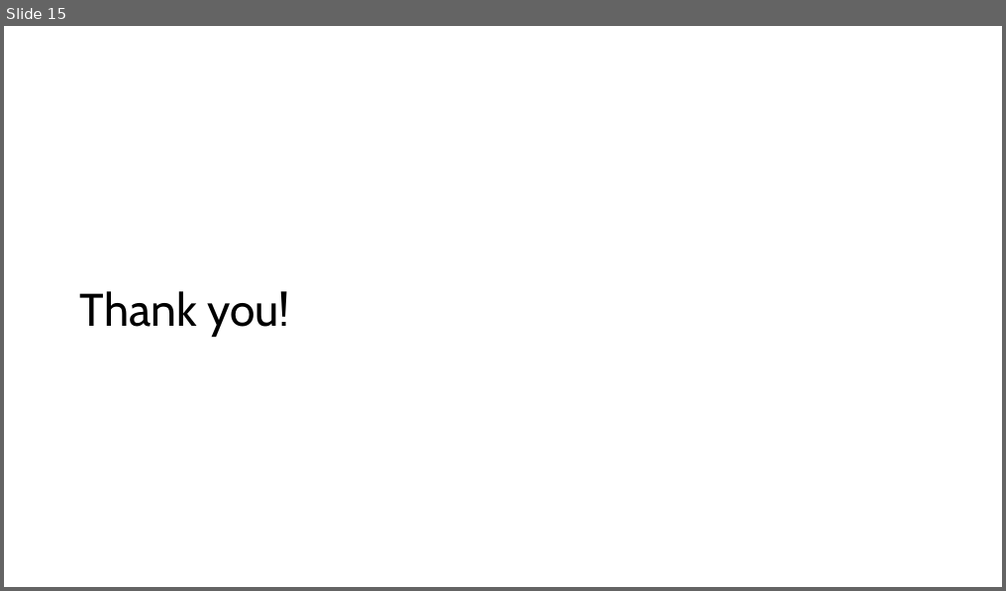
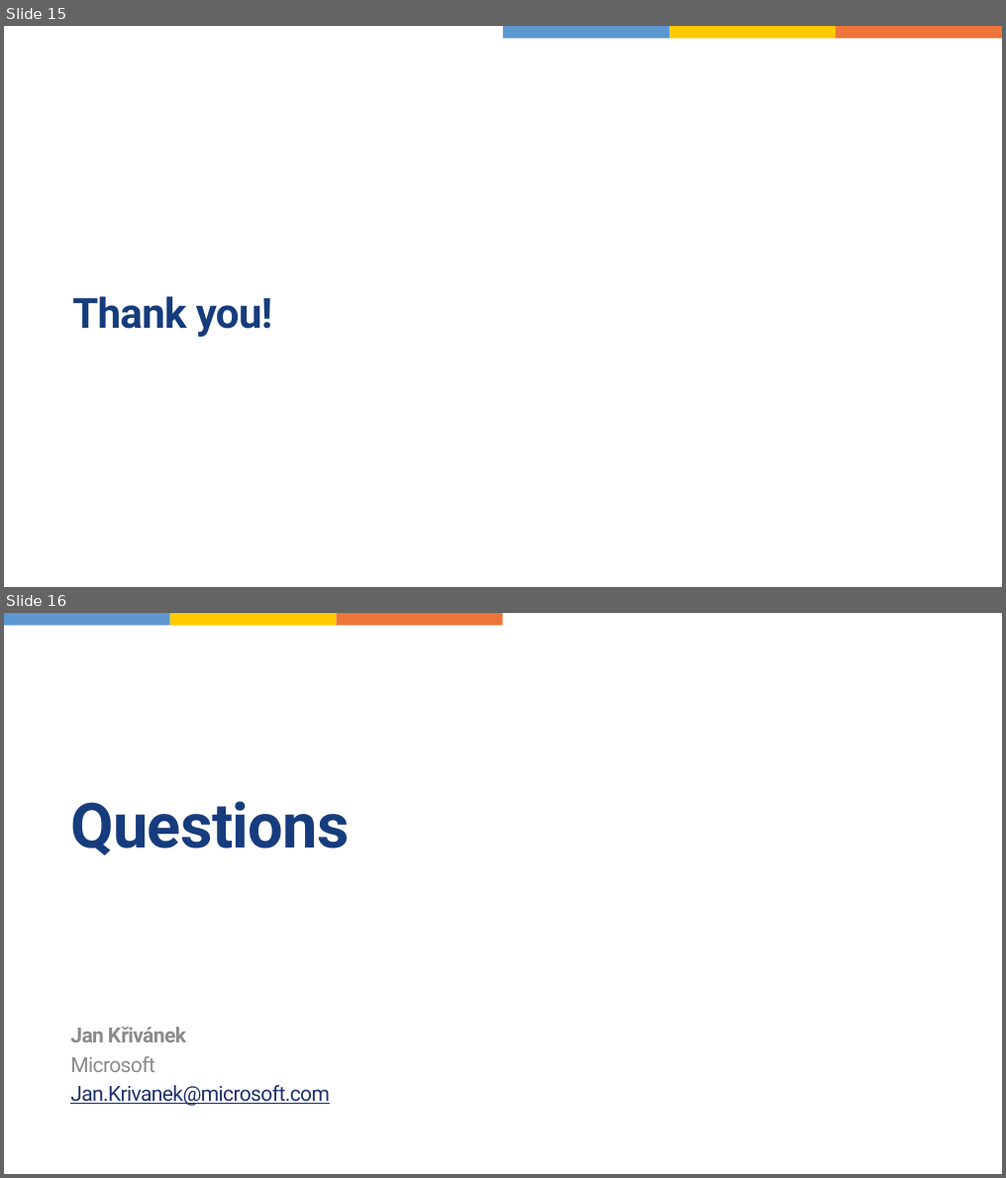
Before and after one commit to dotutils/securing-msbuild, a slide deck: Doc/MSBuildSecurity.pptx. Shown one above the other, each under a label of ours: slide 15 before the commit, slides 15 and 16 after it. The pictures are 1006x591 and 1006x1178 pixels, drawn with LibreOffice and Linux fonts; fonts in the diff are those of the drawing. Boxes give left, top, right and bottom in pixels: in the first picture for what was removed or moved away, otherwise in the second. Text is boxed around its words. In the diff, an @@ line names an element or a change of style, - is before the commit and + after.

```diff
--- a/Doc/MSBuildSecurity.pptx
+++ b/Doc/MSBuildSecurity.pptx
@@ slide 16 added at box(4, 613, 1002, 1174), background #FFFFFF @@
@@ rectangle added at box(4, 613, 170, 626), fill #5E98D1 @@
@@ rectangle added at box(170, 613, 337, 626), fill #FDCB00 @@
@@ rectangle added at box(337, 613, 503, 626), fill #ED7539 @@
@@ title added at box(70, 801, 350, 856), 60 pt, text #163C7D, bold @@
+Questions
@@ subtitle added at box(70, 1027, 330, 1106), 20 pt, text #1E326C, underline @@
+Jan Křivánek
+Microsoft
+Jan.Krivanek@microsoft.com
@@ slide 15 changed as well @@
@@ rectangle added at box(503, 26, 669, 39), fill #5E98D1 @@
@@ rectangle added at box(669, 26, 836, 39), fill #FDCB00 @@
@@ rectangle added at box(836, 26, 1002, 39), fill #ED7539 @@
@@ title "Thank you!" at box(72, 296, 272, 337): size 44 to 40 pt, font Cabin to Roboto, text colour #000000 to #163C7D, letter spacing 0 to -0.6 pt, bold on; line spacing 0.9 to 1 @@
```
Also in this commit, not shown: 14 other slides changed, 1 other file.
